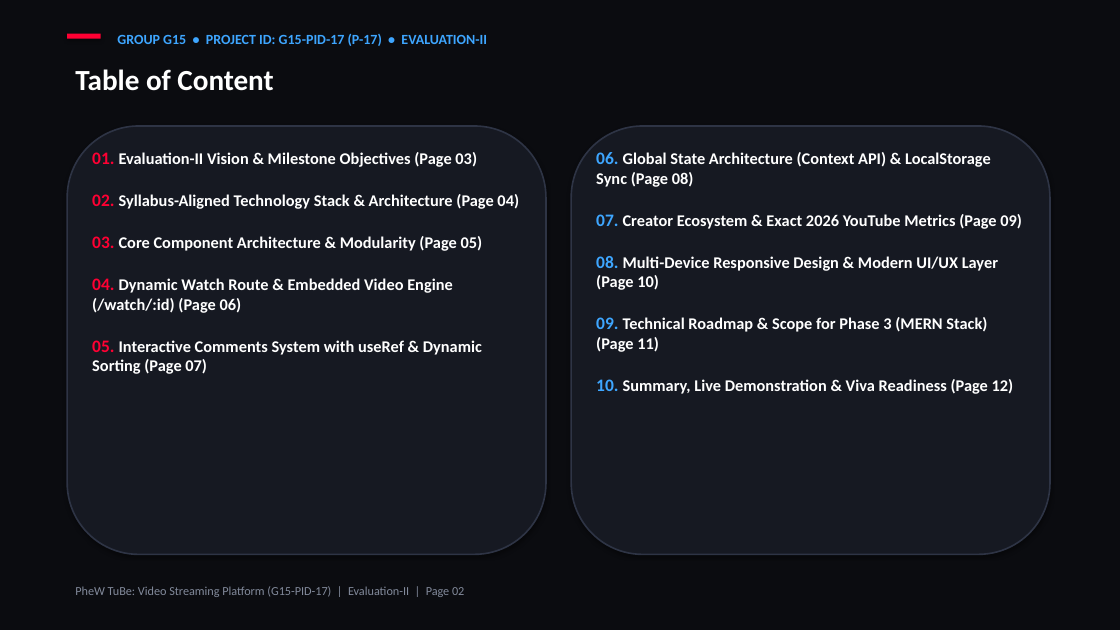
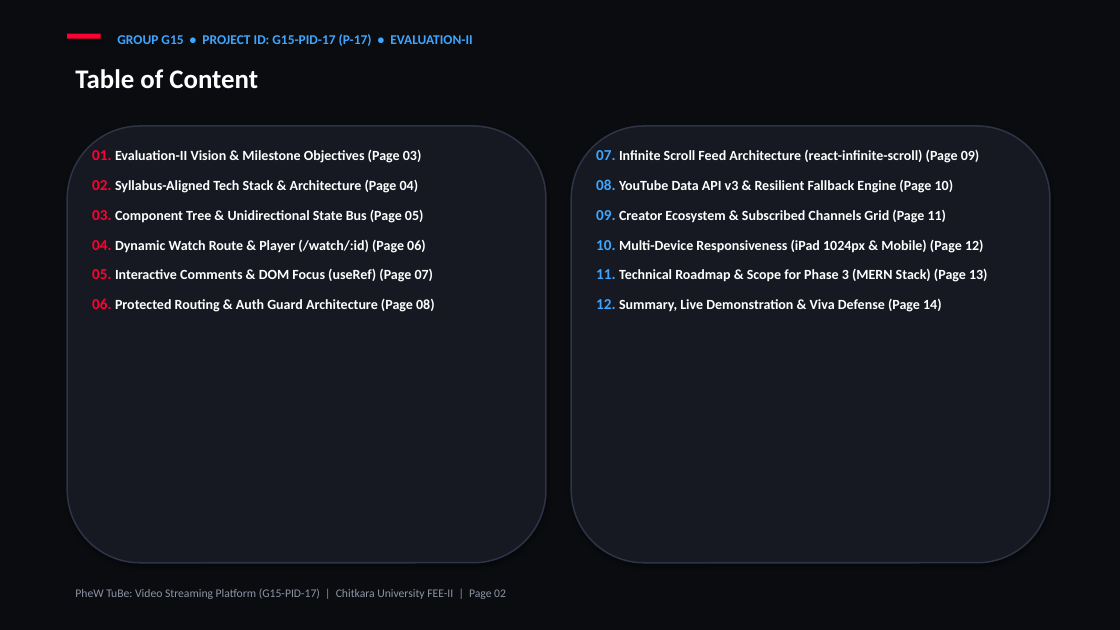
Before and after one commit to kishan-777/Front-End-Engineering_Evaluation-based-project, a slide deck: slide 2 of G15-PID-17.pptx. Drawn at 1120x630 pixels with LibreOffice and Linux fonts; fonts in the diff are those of the drawing. Boxes give left, top, right and bottom in pixels: in the first picture for what was removed or moved away, otherwise in the second. Text is boxed around its words. In the diff, an @@ line names an element or a change of style, - is before the commit and + after.

Commit message:
Fix all PPT distortions, image overlaps, Chitkara logo visibility, and add Phase 2 Protected Routing and Infinite Scroll slides

```diff
--- a/G15-PID-17.pptx
+++ b/G15-PID-17.pptx
@@ text "GROUP G15 • PROJECT ID: ..." at (x1=117, y1=34, x2=472, y2=46): size 12 to 11.5 pt @@
@@ text "Table of Content" at (x1=75, y1=69, x2=258, y2=89): size 25 to 23 pt @@
@@ rounded rectangle resized from (x1=67, y1=126, x2=546, y2=555) to (x1=67, y1=126, x2=546, y2=563) @@
@@ rounded rectangle at (x1=67, y1=126, x2=546, y2=563): outline #2E3445 1.4 pt to #2E3445 1.3 pt @@
@@ rounded rectangle at (x1=571, y1=126, x2=1050, y2=563): outline #2E3445 1.4 pt to #2E3445 1.3 pt @@
@@ rounded rectangle resized from (x1=571, y1=126, x2=1050, y2=555) to (x1=571, y1=126, x2=1050, y2=563) @@
@@ text at (x1=92, y1=150, x2=422, y2=163): size 15 to 13 pt in "01."; size 14 to 12 pt in "Evaluation-II Vision & Milestone Objectives (Page 03)"; less space between paragraphs @@
@@ text at (x1=596, y1=150, x2=988, y2=312): text changed; size 14 to 12 pt @@
-06. Global State Architecture (Context API) & LocalStorage Sync (Page 08)
-07. Creator Ecosystem & Exact 2026 YouTube Metrics (Page 09)
-08. Multi-Device Responsive Design & Modern UI/UX Layer (Page 10)
-09. Technical Roadmap & Scope for Phase 3 (MERN Stack) (Page 11)
-10. Summary, Live Demonstration & Viva Readiness (Page 12)
+07. Infinite Scroll Feed Architecture (react-infinite-scroll) (Page 09)
+08. YouTube Data API v3 & Resilient Fallback Engine (Page 10)
+09. Creator Ecosystem & Subscribed Channels Grid (Page 11)
+10. Multi-Device Responsiveness (iPad 1024px & Mobile) (Page 12)
+11. Technical Roadmap & Scope for Phase 3 (MERN Stack) (Page 13)
+12. Summary, Live Demonstration & Viva Defense (Page 14)
@@ text at (x1=92, y1=180, x2=435, y2=312): text changed; size 14 to 12 pt @@
-02. Syllabus-Aligned Technology Stack & Architecture (Page 04)
-03. Core Component Architecture & Modularity (Page 05)
-04. Dynamic Watch Route & Embedded Video Engine (/watch/:id) (Page 06)
-05. Interactive Comments System with useRef & Dynamic Sorting (Page 07)
+02. Syllabus-Aligned Tech Stack & Architecture (Page 04)
+03. Component Tree & Unidirectional State Bus (Page 05)
+04. Dynamic Watch Route & Player (/watch/:id) (Page 06)
+05. Interactive Comments & DOM Focus (useRef) (Page 07)
+06. Protected Routing & Auth Guard Architecture (Page 08)
@@ text at (x1=75, y1=589, x2=506, y2=599): text changed; size 10.5 to 10 pt; text colour #828A9B to #8C94A5 @@
-PheW TuBe: Video Streaming Platform (G15-PID-17) | Evaluation-II | Page 02
+PheW TuBe: Video Streaming Platform (G15-PID-17) | Chitkara University FEE-II | Page 02
```
Also in this commit, not shown: 10 other slides changed, 3 slides added, 1 slide removed, 1 other file.
